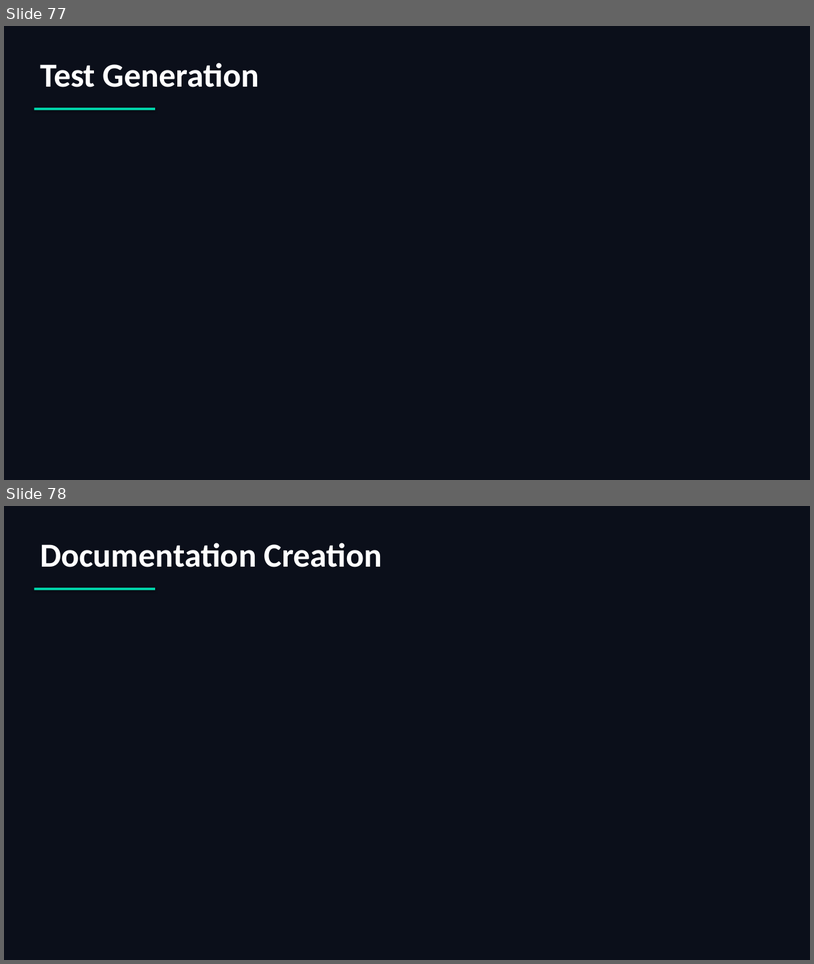
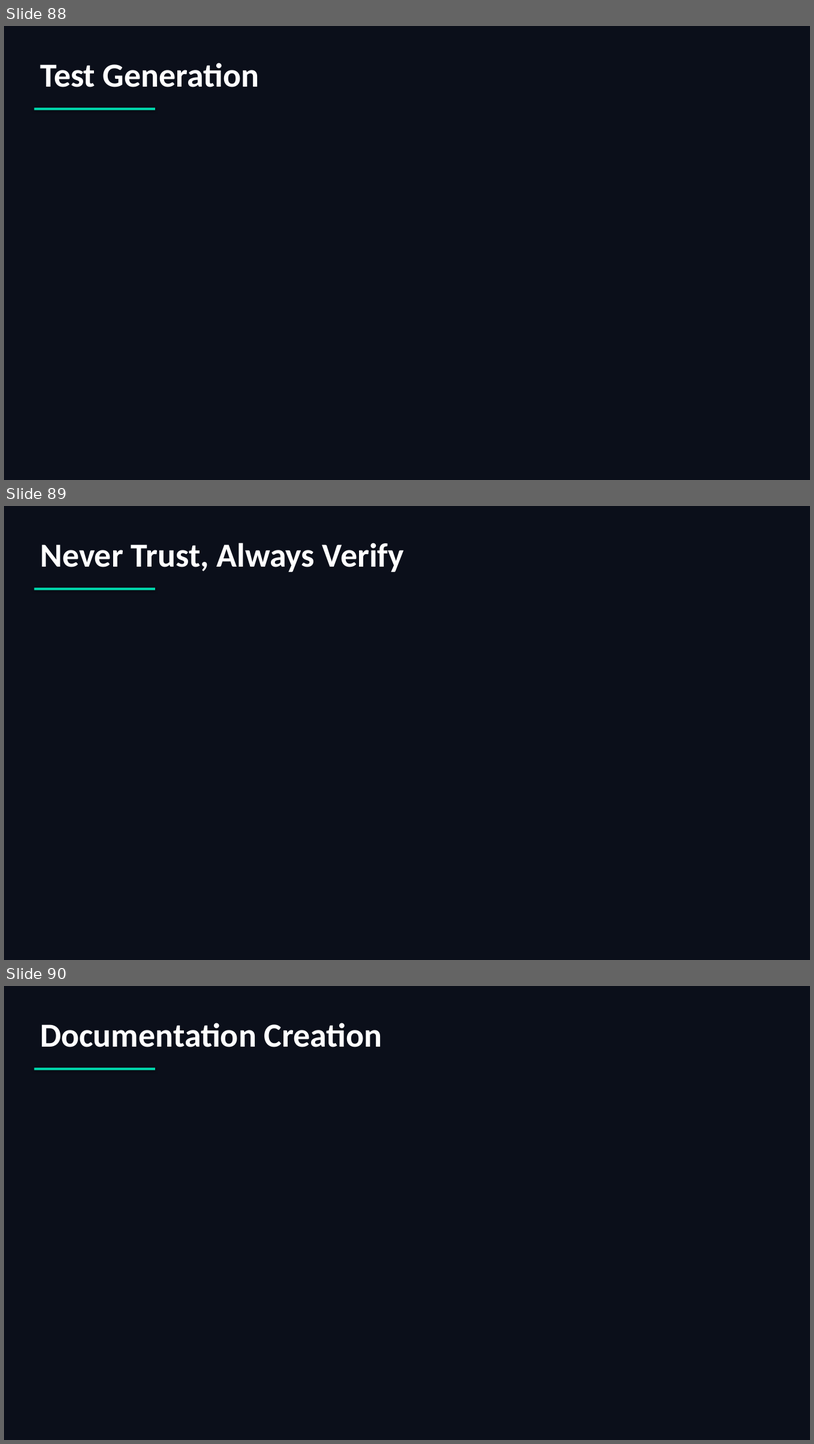
Before and after one commit to scottrhay/AIA-ClaudeCopilot, a slide deck: slides/Day2_Claude_Code_Fundamentals.pptx. Shown one above the other, each under a label of ours: slides 77 and 78 before the commit, slides 88, 89 and 90 after it. The pictures are 814x964 and 814x1444 pixels, drawn with LibreOffice and Linux fonts; fonts in the diff are those of the drawing. Boxes give left, top, right and bottom in pixels: in the first picture for what was removed or moved away, otherwise in the second. Text is boxed around its words. In the diff, an @@ line names an element or a change of style, - is before the commit and + after.

```diff
--- a/slides/Day2_Claude_Code_Fundamentals.pptx
+++ b/slides/Day2_Claude_Code_Fundamentals.pptx
@@ slide 89 added at <box>4,506,810,960</box>, background #0B0F1A @@
@@ text added at <box>40,543,404,572</box>, 40 pt, text #FFFFFF, bold @@
+Never Trust, Always Verify
@@ rectangle added at <box>34,588,155,590</box>, fill #00D4AA @@
@@ what was slide 77 is now slide 88 @@
@@ what was slide 78 is now slide 90 @@
```
Also in this commit, not shown: 11 other slides added, 1 other file.
